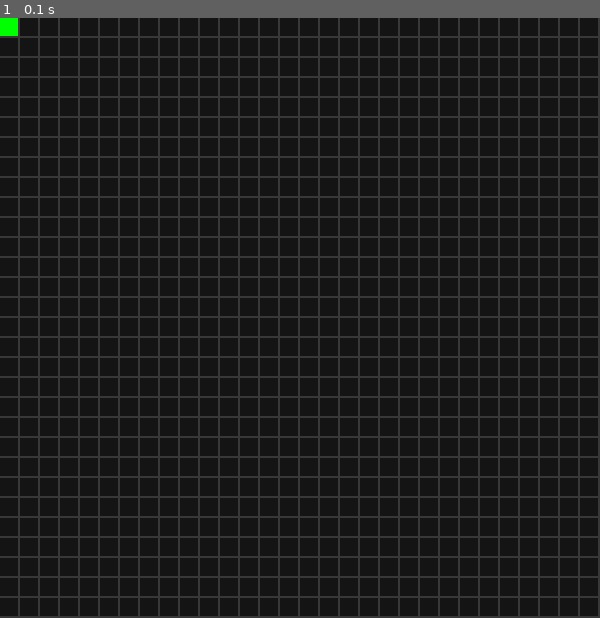
Above: before the commit, frame 1.
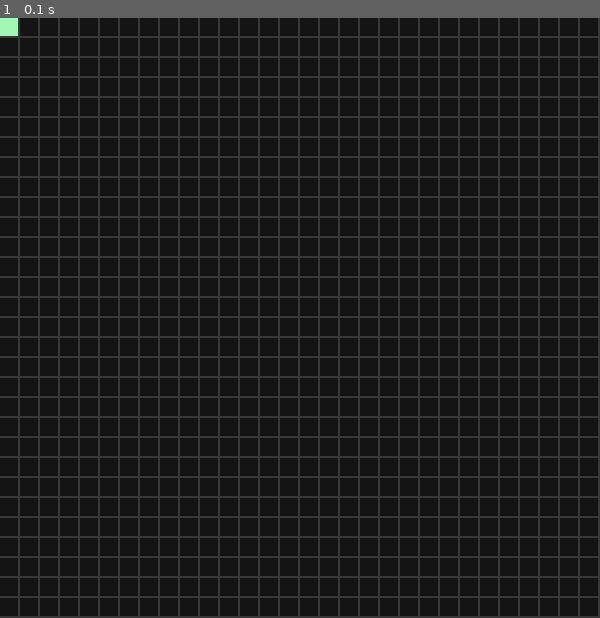
Above: after the commit, the same moment.

Repository: appleshoops/Pathfinder
Game: pygame game, started from findgame_pygame.py
Same seed, same stepped clock (60 frames per second), same inputs: the game is played once before the commit and once after it.
Inputs:
- Up to frame 1 (0.1 s): no input

The runs differ from the first frame. In frame 1, less than 0.1% of the frame differs, in the area x 0-3%, y 0-3%.

Commit message:
making dijsktra

Diff:
--- a/findgame_pygame.py
+++ b/findgame_pygame.py
@@ -1,4 +1,4 @@
-from tkinter import messagebox as tk
+from tkinter import messagebox
 import pygame
 import sys
 
@@ -11,7 +11,14 @@
 square_width = width // columns
 square_height = height // rows
 
+green = (163, 247, 180)
+red = (250, 145, 152)
+white = (255, 255, 255)
+grey = (156, 156, 156)
+blue = (148, 171, 247)
+
 grid = []
+queue = []
 
 class square:
     def __init__(self, i, j):
@@ -20,8 +27,16 @@
         self.start = False
         self.wall = False
         self.end = False
+        self.queued = False
+        self.visited = False
+        self.neighbors = []
     def draw(self, win, colour):
         pygame.draw.rect(win, colour, (self.x * square_width, self.y * square_height, square_width - 2, square_height -2))
+    def add_neighbors(self):
+        if self.x > 0:
+            self.neighbors.append(grid[self.x - 1][self.y])
+        if self.x < columns - 1:
+            self.neighbors.append(grid[self.x + 1][self.y])
 
 for i in range(columns):
     arr = []
@@ -29,8 +44,14 @@
         arr.append(square(i, j))
     grid.append(arr)
 
+for i in range(columns):
+    for j in range(rows):
+        grid[i][j].add_neighbors()
+
 start_square = grid[0][0]
 start_square.start = True
+start_square.visited = True
+queue.append(start_square)
 
 window = pygame.display.set_mode((width, height))
 pygame.display.set_caption("Pathfinding App")
@@ -38,6 +59,8 @@
 def main():
     begin_search = False
     target_square_set = False
+    searching = True
+    target_square = None
 
     while True:
         for event in pygame.event.get():
@@ -59,6 +82,23 @@
                     end_square_set = True
             if event.type == pygame.KEYDOWN and target_square_set:
                 begin_search = True
+        if begin_search:
+            if len(queue) and searching:
+                current_square = queue.pop(0)
+                current_square.visited = True
+                if current_square == target_square:
+                    searching = False
+                    print("Found target square")
+                else:
+                    for neighbor in current_square.neighbors:
+                        if not neighbor.queued and not neighbor.wall:
+                            neighbor.queued = True
+                            queue.append(neighbor)
+            else:
+                if searching:
+                    messagebox().wm_withdraw() # type: ignore
+                    messagebox.showinfo("No Solution", "No path found")
+                    searching = False
 
         window.fill('grey22')
 
@@ -67,7 +107,11 @@
                 square = grid[i][j]
                 square.draw(window, "gray8")
                 if square.start:
-                    square.draw(window, "green")
+                    square.draw(window, green)
+                if square.wall:
+                    square.draw(window, red)
+                if square.end:
+                    square.draw(window, blue)
 
         pygame.display.flip()
 
